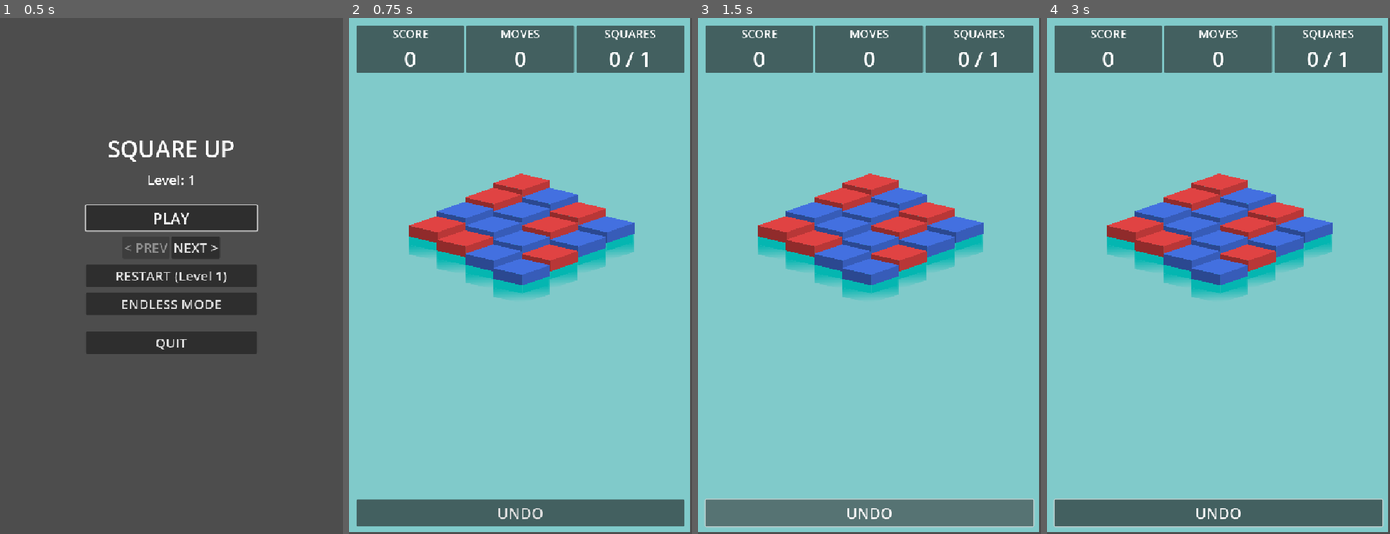
Above: before the commit, frames 1-4 (left to right).
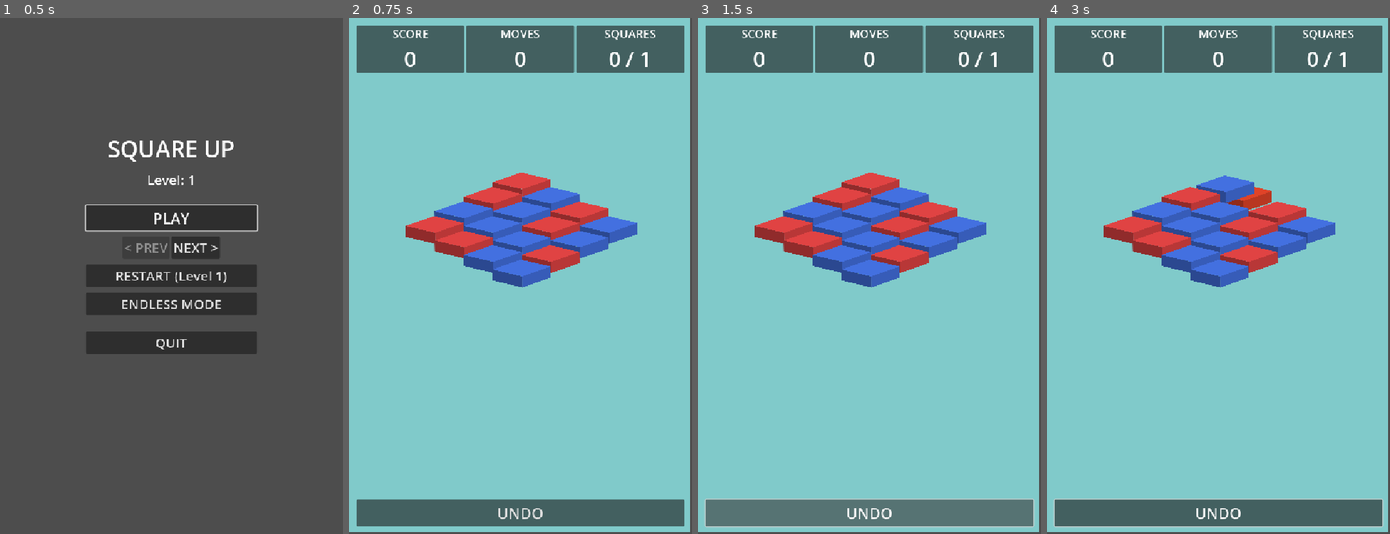
Above: after the commit, the same moments.

Repository: kodemusic/square_up
Game: Godot game, scene res://scenes/MainMenu.tscn
Same seed, same stepped clock (60 frames per second), same inputs: the game is played once before the commit and once after it.
Inputs (mouse positions are in pixels of both pictures, inside the frame that each line leads up to):
- Up to frame 1 (0.5 s): no input
- Up to frame 2 (0.75 s): click "PLAY" at 0.5 s
- Up to frame 3 (1.5 s): click "UNDO" at 1.25 s
- Up to frame 4 (3 s): tap Enter at 2 s; move the mouse to (1218, 172) at 2.02 s; hold Right (ui_right) 2.03-2.78 s; click (1218, 172) at 2.17 s; tap Space at 2.75 s; move the mouse to (1245, 188) at 2.77 s; hold Left (ui_left) from 2.78 s (still down); click (1245, 188) at 2.92 s

Frame 1 is identical in both runs. In frame 2, 3.0% of the frame differs, in the area x 16-85%, y 30-55%; in frame 3, 3.0%; in frame 4, 3.8%.

Commit message:
chaged ui mouse filters to ignore and stop, updated swap to prevent freeze,adj to cascade

Diff:
--- a/project.godot
+++ b/project.godot
@@ -29,8 +29,7 @@
 
 [input_devices]
 
-pointing/emulate_touch_from_mouse=true
-pointing/emulate_mouse_from_touch=true
+pointing/emulate_mouse_from_touch=false
 
 [rendering]
 
--- a/scenes/BoardRoot.tscn
+++ b/scenes/BoardRoot.tscn
@@ -6,7 +6,7 @@
 script = ExtResource("1_78nn4")
 
 [node name="BoardController" type="Node2D" parent="."]
-scale = Vector2(1.85, 1.85)
+scale = Vector2(1.9, 1.9)
 
 [node name="TileContainer" type="Node2D" parent="BoardController"]
 
--- a/scenes/Game.tscn
+++ b/scenes/Game.tscn
@@ -29,9 +29,12 @@
 
 [node name="FX" type="Control" parent="FXLayer"]
 layout_mode = 3
-anchors_preset = 0
-offset_right = 40.0
-offset_bottom = 40.0
+anchors_preset = 15
+anchor_right = 1.0
+anchor_bottom = 1.0
+grow_horizontal = 2
+grow_vertical = 2
+mouse_filter = 2
 
 [node name="UILayer" type="CanvasLayer" parent="."]
 
--- a/scenes/Tile.tscn
+++ b/scenes/Tile.tscn
@@ -1,21 +1,15 @@
-[gd_scene load_steps=5 format=3 uid="uid://rnodqd56bedi"]
+[gd_scene load_steps=4 format=3 uid="uid://rnodqd56bedi"]
 
 [ext_resource type="Script" uid="uid://nmqg5861vslg" path="res://scripts/tile.gd" id="1_vhibn"]
 [ext_resource type="Texture2D" uid="uid://cwlv0bgkfl3w6" path="res://assets/cube_base2.png" id="2_r3gf4"]
 [ext_resource type="PackedScene" uid="uid://b4epd3e4xtml6" path="res://scenes/stacked_root.tscn" id="2_rvdvl"]
-[ext_resource type="PackedScene" uid="uid://bdvhlajeu3son" path="res://scenes/base_playfield.tscn" id="4_rvdvl"]
 
 [node name="Tile" type="Area2D"]
-input_pickable = true
 script = ExtResource("1_vhibn")
 color_id = 1
 slice_scene = ExtResource("2_rvdvl")
 
 [node name="Anim" type="AnimationPlayer" parent="."]
-
-[node name="base_playfield" parent="." instance=ExtResource("4_rvdvl")]
-position = Vector2(1, 48)
-scale = Vector2(1, 0.421)
 
 [node name="HeightStack" type="Node2D" parent="."]
 position = Vector2(2, 42.000004)
@@ -35,4 +29,4 @@
 
 [node name="CollisionPolygon2D" type="CollisionPolygon2D" parent="."]
 position = Vector2(-0.099998474, 11.200001)
-polygon = PackedVector2Array(1.0999985, -11.200001, 31.099998, -4.200001, 2.0999985, 5.799999, -27.900002, -1.2000008)
+polygon = PackedVector2Array(0.099998474, -11.200001, 30.099998, -4.200001, 1.0999985, 7.799999, -28.900002, -1.2000008)
--- a/scripts/input_router.gd
+++ b/scripts/input_router.gd
@@ -406,30 +406,52 @@
 	const TILE_HEIGHT := 32.0
 	const HEIGHT_STEP := 8.0
 
+	# Freeze input during gravity
+	set_input_enabled(false)
+
 	var moves: Array[Dictionary] = board.apply_gravity()
-
-	# Animate tiles dropping
+	if moves.is_empty():
+		set_input_enabled(true)
+		return
+
+	# 1) Snapshot: map original positions -> tile nodes BEFORE changing any grid_pos
+	var tiles_by_pos: Dictionary = {}
+	for child in tile_container.get_children():
+		if child is Area2D:
+			var t := child as Area2D
+			tiles_by_pos[t.grid_pos] = t
+
+	# 2) Animate all moves using the snapshot map
+	var tweens: Array[Tween] = []
+
 	for move in moves:
-		var tile := _find_tile_at_grid_pos(move["from"])
-		if tile != null:
-			var target_pos: Vector2 = board.grid_to_iso(
-				move["to"].y, move["to"].x, 0,
-				TILE_WIDTH, TILE_HEIGHT, HEIGHT_STEP
-			)
-
-			var tween := create_tween()
-			tween.tween_property(tile, "position", target_pos, 0.3)\
-				 .set_trans(Tween.TRANS_BOUNCE)\
-				 .set_ease(Tween.EASE_OUT)
-
-			# Update tile's grid position
-			tile.grid_pos = move["to"]
-
-			# Update z-index for new position
-			tile.z_index = move["to"].y + move["to"].x
-
-	# Wait for all drops to complete
-	await get_tree().create_timer(0.35).timeout
+		var from_pos: Vector2i = move["from"]
+		var to_pos: Vector2i = move["to"]
+
+		var tile: Area2D = tiles_by_pos.get(from_pos, null)
+		if tile == null:
+			continue
+
+		var target_pos: Vector2 = board.grid_to_iso(
+			to_pos.y, to_pos.x, 0,
+			TILE_WIDTH, TILE_HEIGHT, HEIGHT_STEP
+		)
+
+		var tween := create_tween()
+		tween.tween_property(tile, "position", target_pos, 0.3)\
+			.set_trans(Tween.TRANS_BOUNCE)\
+			.set_ease(Tween.EASE_OUT)
+		tweens.append(tween)
+
+		# Update grid_pos AFTER we grabbed the tile from the snapshot
+		tile.grid_pos = to_pos
+		tile.z_index = to_pos.y + to_pos.x
+
+	# 3) Wait for all tweens to finish (better than timers)
+	for t in tweens:
+		await t.finished
+
+	set_input_enabled(true)
 
 ## Refill board with new tiles spawning from above
 func _refill_board() -> void:
--- a/scripts/tile.gd
+++ b/scripts/tile.gd
@@ -31,6 +31,8 @@
 var highlighted := false
 ## Container node holding all height stack slices
 var slices_root: Node2D
+## Track which touch index is active (prevents multi-touch issues)
+var active_touch := -1
 
 func _ready() -> void:
 	# Initialize the tile's visual appearance on spawn
@@ -39,19 +41,33 @@
 	_update_color()  # Apply color first
 	_update_visual()  # Then apply state tinting
 
-func _input_event(_viewport: Viewport, event: InputEvent, _shape_idx: int) -> void:
+func _input_event(viewport: Viewport, event: InputEvent, _shape_idx: int) -> void:
 	# Ignore input if tile is locked (already matched)
 	if locked:
 		return
 
-	# Handle both desktop clicks and mobile touches
-	# GODOT 4 TOUCH FIX: Check for button_index on mouse events to prevent double-trigger
+	# Handle desktop clicks
 	if event is InputEventMouseButton:
 		if event.pressed and event.button_index == MOUSE_BUTTON_LEFT:
 			tapped.emit(self)
+			viewport.set_input_as_handled()
+		return
+
+	# Handle mobile touches with proper multi-touch tracking
 	elif event is InputEventScreenTouch:
 		if event.pressed:
+			# Ignore if another touch is already active on this tile
+			if active_touch != -1 and event.index != active_touch:
+				return
+			active_touch = event.index
 			tapped.emit(self)
+			viewport.set_input_as_handled()
+		else:
+			# Release touch tracking when finger is lifted
+			if event.index == active_touch:
+				active_touch = -1
+			viewport.set_input_as_handled()
+		return
 
 ## Lock or unlock this tile (locked tiles can't be swapped)
 func set_locked(value: bool) -> void:
Not shown, changed: export_presets.cfg
Not shown, added: docs/TOUCH_INPUT_IMPROVEMENTS.md
Not shown, added: squp5.apk
Not shown, added: squp5.apk.idsig
